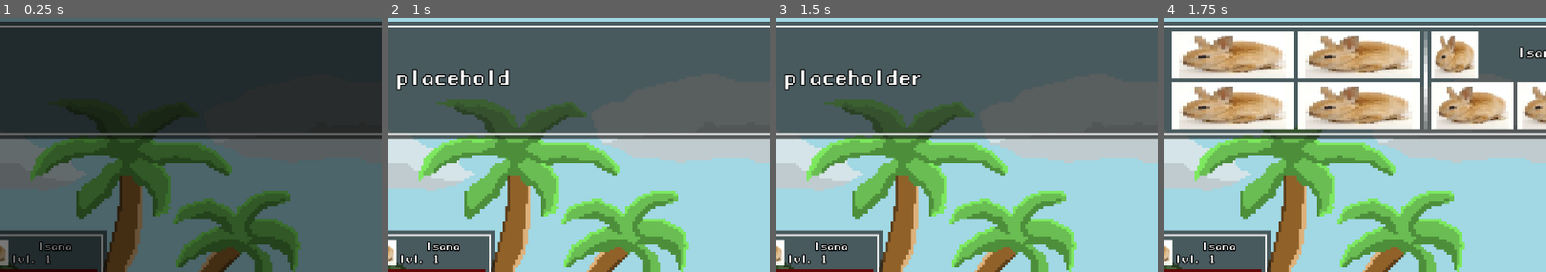
Above: before the commit, frames 1-4 (left to right).
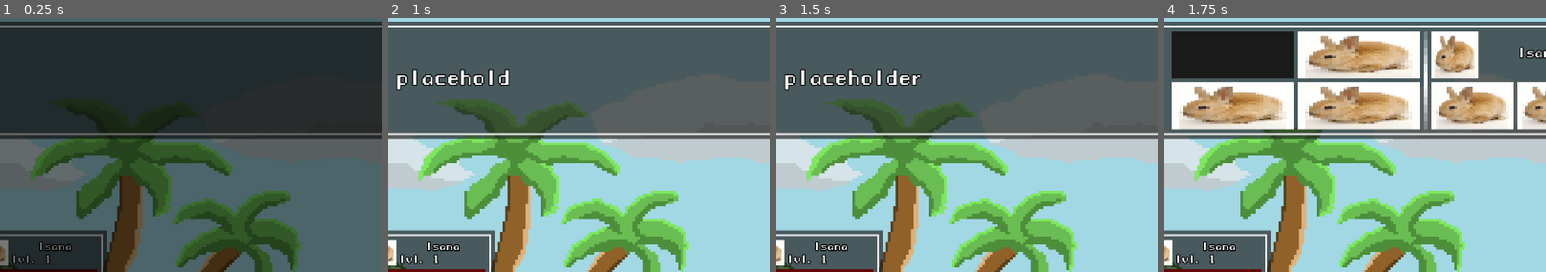
Above: after the commit, the same moments.

Repository: qwerty4u6/group-game
Game: Godot game, scene res://scenes/battle.tscn
The game is run twice, just before and just after one commit, with the same random seed, the same clock (stepped at 60 frames per second) and the same inputs. This scene is started directly instead of the project's main scene.
Inputs (mouse positions are % of the whole screen's width and height, from its top left):
- Up to frame 1 (0.25 s): no input
- Up to frame 2 (1 s): tap Enter (ui_accept) at 0.5, 0.77 s; move the mouse to (72, 45) at 0.52 s; hold D (move_right) from 0.53 s (still down); click (72, 45) at 0.67 s
- Up to frame 3 (1.5 s): move the mouse to (30, 55) at 1.27 s; release D (move_right) at 1.28 s; hold S (move_down) from 1.28 s (still down)
- Up to frame 4 (1.75 s): keep holding S (move_down); tap Enter (ui_accept) at 1.52 s
The pictures show only the part of the screen within x 4-54%, y 0-50%; the shares and areas given below are measured in that part.

Frames 1-3 are identical in both runs. In frame 4, 6.0% of the frame differs, in the area x 2-34%, y 5-25%.

Commit message:
worked on skill buttons

Diff:
--- /dev/null
+++ b/resources/ui/border_panel.tres
@@ -0,0 +1,9 @@
+[gd_resource type="StyleBoxFlat" format=3 uid="uid://dqveho1iwy0vh"]
+
+[resource]
+bg_color = Color(0.101961, 0.101961, 0.101961, 0)
+border_width_left = 3
+border_width_top = 3
+border_width_right = 3
+border_width_bottom = 3
+border_color = Color(0.901961, 0.901961, 0.901961, 1)
--- a/scenes/action_box.tscn
+++ b/scenes/action_box.tscn
@@ -1,12 +1,14 @@
-[gd_scene load_steps=13 format=3 uid="uid://hdpf0cdpojrb"]
+[gd_scene load_steps=16 format=3 uid="uid://hdpf0cdpojrb"]
 
 [ext_resource type="StyleBox" uid="uid://df80uuyvx30ud" path="res://resources/ui/standard_panel.tres" id="1_hr8em"]
 [ext_resource type="FontFile" uid="uid://cc11lnvwh7ek2" path="res://assets/fonts/manaspace.ttf" id="2_8ropt"]
 [ext_resource type="Script" path="res://scenes/action_box.gd" id="2_k6yx4"]
+[ext_resource type="StyleBox" uid="uid://dqveho1iwy0vh" path="res://resources/ui/border_panel.tres" id="3_0e03r"]
 [ext_resource type="StyleBox" uid="uid://cn8okr5ek2bjv" path="res://resources/ui/clear_panel.tres" id="4_768yw"]
 [ext_resource type="Texture2D" uid="uid://dadylq3c81588" path="res://assets/sprites/placeholder 1.png" id="4_jxhro"]
 [ext_resource type="Texture2D" uid="uid://vf0notos07xy" path="res://assets/sprites/placeholder 3.png" id="5_tm4qg"]
 [ext_resource type="Texture2D" uid="uid://bdy44wh6xar84" path="res://assets/sprites/placeholder 2.png" id="6_1cy2g"]
+[ext_resource type="Texture2D" uid="uid://ofrggg61n4t4" path="res://assets/sprites/mana icon.png" id="8_aegjh"]
 [ext_resource type="Texture2D" uid="uid://ci20nsbghq2yj" path="res://assets/sprites/divider.png" id="8_kootn"]
 
 [sub_resource type="Animation" id="Animation_10mip"]
@@ -46,13 +48,11 @@
 "next arrow": SubResource("Animation_1hdsq")
 }
 
-[sub_resource type="StyleBoxFlat" id="StyleBoxFlat_7vbk5"]
-bg_color = Color(0.101961, 0.101961, 0.101961, 0)
-border_width_left = 3
-border_width_top = 3
-border_width_right = 3
-border_width_bottom = 3
-border_color = Color(0.901961, 0.901961, 0.901961, 1)
+[sub_resource type="RectangleShape2D" id="RectangleShape2D_2t14k"]
+size = Vector2(192, 74)
+
+[sub_resource type="StyleBoxFlat" id="StyleBoxFlat_42h5r"]
+bg_color = Color(0.101961, 0.101961, 0.101961, 1)
 
 [node name="ActionBox" type="Panel"]
 offset_right = 1188.0
@@ -81,7 +81,7 @@
 [node name="TextBox" type="Panel" parent="MarginContainer"]
 visible = false
 layout_mode = 2
-theme_override_styles/panel = SubResource("StyleBoxFlat_7vbk5")
+theme_override_styles/panel = ExtResource("3_0e03r")
 
 [node name="NextLabel" type="Label" parent="MarginContainer/TextBox"]
 custom_minimum_size = Vector2(10, 10)
@@ -126,9 +126,8 @@
 wait_time = 0.05
 
 [node name="ActionBox" type="Panel" parent="MarginContainer"]
-visible = false
-layout_mode = 2
-theme_override_styles/panel = SubResource("StyleBoxFlat_7vbk5")
+layout_mode = 2
+theme_override_styles/panel = ExtResource("3_0e03r")
 
 [node name="MarginContainer" type="MarginContainer" parent="MarginContainer/ActionBox"]
 layout_mode = 1
@@ -153,6 +152,7 @@
 theme_override_styles/panel = ExtResource("4_768yw")
 
 [node name="Skill1" type="TextureButton" parent="MarginContainer/ActionBox/MarginContainer/MainContainer/SkillsContainer"]
+visible = false
 layout_mode = 0
 offset_right = 192.0
 offset_bottom = 74.0
@@ -191,6 +191,71 @@
 texture_pressed = ExtResource("5_tm4qg")
 texture_hover = ExtResource("6_1cy2g")
 stretch_mode = 0
+
+[node name="Area2D" type="Area2D" parent="MarginContainer/ActionBox/MarginContainer/MainContainer/SkillsContainer"]
+position = Vector2(10, 10)
+
+[node name="CollisionShape2D" type="CollisionShape2D" parent="MarginContainer/ActionBox/MarginContainer/MainContainer/SkillsContainer/Area2D"]
+visible = false
+position = Vector2(86, 27)
+shape = SubResource("RectangleShape2D_2t14k")
+
+[node name="NameLabel" type="Label" parent="MarginContainer/ActionBox/MarginContainer/MainContainer/SkillsContainer/Area2D"]
+anchors_preset = 15
+anchor_right = 1.0
+anchor_bottom = 1.0
+offset_left = -10.0
+offset_top = -17.0
+offset_right = 182.0
+offset_bottom = 57.0
+grow_horizontal = 2
+grow_vertical = 2
+theme_override_colors/font_outline_color = Color(0, 0, 0, 1)
+theme_override_constants/outline_size = 6
+theme_override_fonts/font = ExtResource("2_8ropt")
+theme_override_font_sizes/font_size = 20
+text = "skillname"
+horizontal_alignment = 1
+vertical_alignment = 1
+
+[node name="CostLabel" type="Label" parent="MarginContainer/ActionBox/MarginContainer/MainContainer/SkillsContainer/Area2D"]
+anchors_preset = 15
+anchor_right = 1.0
+anchor_bottom = 1.0
+offset_left = 79.0
+offset_top = 35.0
+offset_right = 99.0
+offset_bottom = 55.0
+grow_horizontal = 2
+grow_vertical = 2
+theme_override_colors/font_color = Color(0.0823529, 0.796078, 0.921569, 1)
+theme_override_colors/font_outline_color = Color(0, 0, 0, 1)
+theme_override_constants/outline_size = 6
+theme_override_fonts/font = ExtResource("2_8ropt")
+theme_override_font_sizes/font_size = 20
+text = "5"
+vertical_alignment = 1
+
+[node name="TextureRect" type="TextureRect" parent="MarginContainer/ActionBox/MarginContainer/MainContainer/SkillsContainer/Area2D"]
+offset_left = 63.0
+offset_top = 35.0
+offset_right = 77.0
+offset_bottom = 49.0
+texture = ExtResource("8_aegjh")
+
+[node name="Panel" type="Panel" parent="MarginContainer/ActionBox/MarginContainer/MainContainer/SkillsContainer/Area2D"]
+offset_left = -10.0
+offset_top = -10.0
+offset_right = 182.0
+offset_bottom = 64.0
+theme_override_styles/panel = ExtResource("3_0e03r")
+
+[node name="Darken" type="Panel" parent="MarginContainer/ActionBox/MarginContainer/MainContainer/SkillsContainer/Area2D"]
+offset_left = -10.0
+offset_top = -10.0
+offset_right = 182.0
+offset_bottom = 64.0
+theme_override_styles/panel = SubResource("StyleBoxFlat_42h5r")
 
 [node name="MiscContainer" type="Panel" parent="MarginContainer/ActionBox/MarginContainer/MainContainer"]
 layout_mode = 0
@@ -348,8 +413,9 @@
 texture = ExtResource("8_kootn")
 
 [node name="BackBox" type="Panel" parent="MarginContainer"]
-layout_mode = 2
-theme_override_styles/panel = SubResource("StyleBoxFlat_7vbk5")
+visible = false
+layout_mode = 2
+theme_override_styles/panel = ExtResource("3_0e03r")
 
 [node name="MarginContainer" type="MarginContainer" parent="MarginContainer/BackBox"]
 layout_mode = 1
@@ -381,7 +447,7 @@
 [node name="EmptyBox" type="Panel" parent="MarginContainer"]
 visible = false
 layout_mode = 2
-theme_override_styles/panel = SubResource("StyleBoxFlat_7vbk5")
+theme_override_styles/panel = ExtResource("3_0e03r")
 
 [connection signal="timeout" from="MarginContainer/TextBox/MarginContainer/Label/Timer" to="." method="_on_timer_timeout"]
 [connection signal="pressed" from="MarginContainer/ActionBox/MarginContainer/MainContainer/SkillsContainer/Skill1" to="." method="_on_skill_1_pressed"]
--- a/scenes/battle.tscn
+++ b/scenes/battle.tscn
@@ -7,6 +7,21 @@
 
 [sub_resource type="RectangleShape2D" id="RectangleShape2D_b1e75"]
 size = Vector2(2, 2)
+
+[sub_resource type="Animation" id="Animation_np7xg"]
+length = 0.001
+tracks/0/type = "value"
+tracks/0/imported = false
+tracks/0/enabled = true
+tracks/0/path = NodePath("ColorRect:modulate")
+tracks/0/interp = 1
+tracks/0/loop_wrap = true
+tracks/0/keys = {
+"times": PackedFloat32Array(0),
+"transitions": PackedFloat32Array(1),
+"update": 0,
+"values": [Color(1, 1, 1, 1)]
+}
 
 [sub_resource type="Animation" id="Animation_8w63g"]
 resource_name = "fade_in"
@@ -38,21 +53,6 @@
 "transitions": PackedFloat32Array(1, 1),
 "update": 0,
 "values": [Color(1, 1, 1, 0), Color(1, 1, 1, 1)]
-}
-
-[sub_resource type="Animation" id="Animation_np7xg"]
-length = 0.001
-tracks/0/type = "value"
-tracks/0/imported = false
-tracks/0/enabled = true
-tracks/0/path = NodePath("ColorRect:modulate")
-tracks/0/interp = 1
-tracks/0/loop_wrap = true
-tracks/0/keys = {
-"times": PackedFloat32Array(0),
-"transitions": PackedFloat32Array(1),
-"update": 0,
-"values": [Color(1, 1, 1, 1)]
 }
 
 [sub_resource type="AnimationLibrary" id="AnimationLibrary_s15m1"]
--- a/scenes/char_stat_display.tscn
+++ b/scenes/char_stat_display.tscn
@@ -260,8 +260,8 @@
 anchor_right = 1.0
 anchor_bottom = 1.0
 offset_left = 125.0
-offset_right = 10205.0
-offset_bottom = 6336.0
+offset_right = 10625.0
+offset_bottom = 6600.0
 grow_horizontal = 2
 grow_vertical = 2
 theme_override_colors/font_outline_color = Color(0, 0, 0, 1)
@@ -278,8 +278,8 @@
 anchor_right = 1.0
 anchor_bottom = 1.0
 offset_left = -125.0
-offset_right = 9955.0
-offset_bottom = 6336.0
+offset_right = 10375.0
+offset_bottom = 6600.0
 grow_horizontal = 2
 grow_vertical = 2
 theme_override_colors/font_outline_color = Color(0, 0, 0, 1)
--- a/scenes/main.tscn
+++ b/scenes/main.tscn
@@ -197,6 +197,21 @@
 physics_layer_0/collision_layer = 1
 sources/1 = SubResource("TileSetAtlasSource_sr4fd")
 
+[sub_resource type="Animation" id="Animation_np7xg"]
+length = 0.001
+tracks/0/type = "value"
+tracks/0/imported = false
+tracks/0/enabled = true
+tracks/0/path = NodePath("ColorRect:modulate")
+tracks/0/interp = 1
+tracks/0/loop_wrap = true
+tracks/0/keys = {
+"times": PackedFloat32Array(0),
+"transitions": PackedFloat32Array(1),
+"update": 0,
+"values": [Color(1, 1, 1, 1)]
+}
+
 [sub_resource type="Animation" id="Animation_8w63g"]
 resource_name = "fade_in"
 length = 0.5
@@ -229,21 +244,6 @@
 "values": [Color(1, 1, 1, 0), Color(1, 1, 1, 1)]
 }
 
-[sub_resource type="Animation" id="Animation_np7xg"]
-length = 0.001
-tracks/0/type = "value"
-tracks/0/imported = false
-tracks/0/enabled = true
-tracks/0/path = NodePath("ColorRect:modulate")
-tracks/0/interp = 1
-tracks/0/loop_wrap = true
-tracks/0/keys = {
-"times": PackedFloat32Array(0),
-"transitions": PackedFloat32Array(1),
-"update": 0,
-"values": [Color(1, 1, 1, 1)]
-}
-
 [sub_resource type="AnimationLibrary" id="AnimationLibrary_s15m1"]
 _data = {
 "RESET": SubResource("Animation_np7xg"),
Binary file added: assets/sprites/mana icon.png
Not shown, added: assets/sprites/mana icon.png.import
